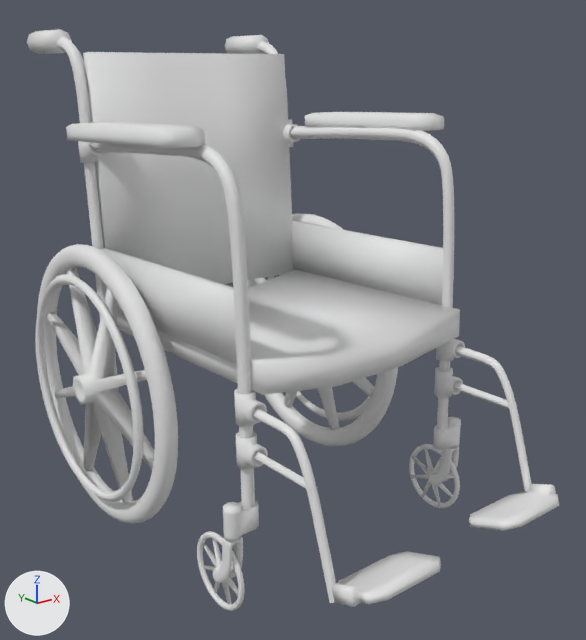
What one commit did to the FBX model Assets/Wheelchair/Wheelchair.fbx.
Before and after are seen from a camera (50 mm lens) standing at (-3.61, -4.83, 3.54) and looking at (0.05, -0.26, 1.71). Arrows for +X, +Y and +Z are at lower left; the lights stay in place. Where no turn or scale is listed for an object, it has been applied to the vertices.

The scene before the commit, as lines of its bpy script (objects in view):
```python
ob_beziercurve = bpy.data.objects.new('BezierCurve', me_beziercurve)
ob_beziercurve.location = (0.929, 0.402, 2.297)
ob_beziercurve_001 = bpy.data.objects.new('BezierCurve.001', me_beziercurve_001)
ob_beziercurve_001.location = (0.929, 1.665, 2.034)
ob_beziercurve_002 = bpy.data.objects.new('BezierCurve.002', me_beziercurve_002)
ob_beziercurve_002.location = (0.929, -1.67, 0.852)
ob_beziercurve_003 = bpy.data.objects.new('BezierCurve.003', me_beziercurve_003)
ob_beziercurve_003.location = (0.929, -1.641, 0.568)
ob_cube = bpy.data.objects.new('Cube', me_cube_001)
ob_cube.location = (0.0, 0.968, 2.53)
ob_cube_002 = bpy.data.objects.new('Cube.002', me_cube_016)
ob_cube_002.location = (1.071, -0.215, 3.164)
ob_cube_003 = bpy.data.objects.new('Cube.003', me_cube_015)
ob_cube_003.location = (0.928, -0.072, 2.0)
ob_cylinder_001 = bpy.data.objects.new('Cylinder.001', me_cylinder_019)
ob_cylinder_001.location = (1.057, -0.85, 0.312)
ob_cylinder_010 = bpy.data.objects.new('Cylinder.010', me_cylinder_017)
ob_cylinder_010.location = (1.057, -0.85, 0.312)
# also in view: 'Cylinder.008' at (0.0, -1.02, 0.77); 'Cylinder.011' at (0.0, 1.53, 3.72); 'Cylinder' at (0.0, 0.77, 1.15); 'Cube.006' at (0.0, -0.94, 0.46); 'Cube.001' at (0.0, -0.18, 1.66)
```
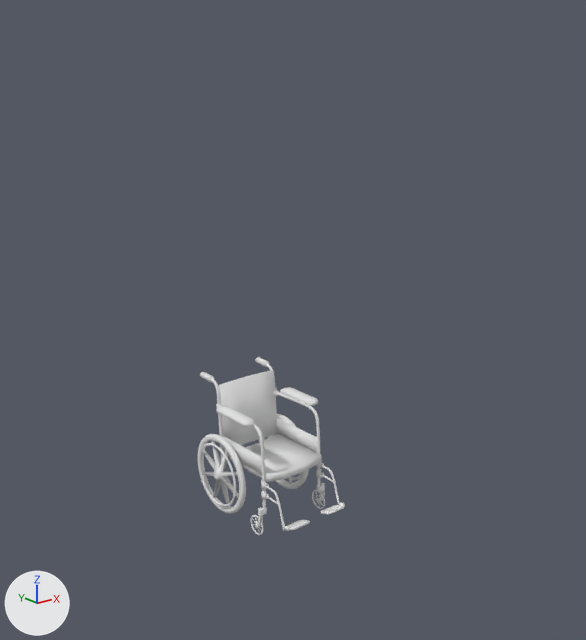
Boxes [x1, y1, x2, y2] around the edits, measured in the pictures (586 x 640 px):
'Cube', deleted: before [83, 52, 293, 284]
'Cube.001', reshaped, moved, turned: before [117, 269, 460, 395]; after [197, 357, 345, 535]
'Cube.003', deleted: before [100, 221, 443, 364]
'Cylinder', deleted: before [37, 214, 398, 523]
'BezierCurve', deleted: before [91, 126, 454, 507]
'Cylinder.007', deleted: before [48, 267, 374, 503]
'Cube.005', deleted: before [332, 484, 559, 607]
'BezierCircle', deleted: before [35, 274, 375, 502]
'Cube.002', deleted: before [66, 112, 444, 148]
'BezierCurve.002', deleted: before [252, 346, 532, 603]
'BezierCurve.001', deleted: before [56, 36, 292, 390]
'Cylinder.008', deleted: before [223, 417, 461, 542]
'Cylinder.001', deleted: before [197, 444, 460, 611]
'Cylinder.011', deleted: before [27, 29, 269, 54]
'Cylinder.006', deleted: before [236, 367, 463, 470]
'Cube.006', deleted: before [212, 447, 459, 583]
'Cylinder.005', deleted: before [234, 338, 465, 426]
'Cylinder.010', deleted: before [203, 446, 455, 604]
'BezierCurve.003', deleted: before [254, 382, 517, 490]
'Cylinder.004', deleted: before [78, 119, 300, 163]

The change, as a diff of the scene's bpy script:
```diff
--- a/Assets/Wheelchair/Wheelchair.fbx.py
+++ b/Assets/Wheelchair/Wheelchair.fbx.py
@@ me_cube_002 @@
 # used by ob_cube_001; location = (0.0, -0.027, 1.707); rotation_euler = (-1.608, 0.0, 0.0), in degrees (-92, 0, 0)
-me_cube_002.from_pydata(...)  # 16 vertices, 14 faces; spans x -0.9..0.9, y -0.1..0.21, z -1.12..0.8
+me_cube_002.from_pydata(...)  # 4590 vertices, 4362 faces; spans x -0.38..0.38, y -0.65..0.57, z 0.01..1.14
+# me_cube_002 part 1: 16 vertices removed from x -0.9..0.9, y -0.1..0.21, z -1.12..0.8; 4590 vertices added at x -0.38..0.38, y -0.65..0.57, z 0.01..1.14
+me_cube_002.materials.append(mat_wheelchairmat)  # white #e7e7e7
@@ ob_beziercurve_003 @@
-ob_beziercurve_003 = bpy.data.objects.new('BezierCurve.003', me_beziercurve_003)
@@ ob_beziercurve_002 @@
-ob_beziercurve_002 = bpy.data.objects.new('BezierCurve.002', me_beziercurve_002)
@@ ob_cylinder_010 @@
-ob_cylinder_010 = bpy.data.objects.new('Cylinder.010', me_cylinder_017)
@@ ob_cube @@
-ob_cube = bpy.data.objects.new('Cube', me_cube_001)
@@ ob_cube_001 @@
 ob_cube_001 = bpy.data.objects.new('Cube.001', me_cube_002)
-ob_cube_001.location = (0.0, -0.027, 1.707)
-ob_cube_001.rotation_euler = (-1.608, 0.0, 0.0)  # degrees (-92, 0, 0)
+ob_cube_001.location = (0.0, 0.0, 0.0)
@@ ob_cylinder_001 @@
-ob_cylinder_001 = bpy.data.objects.new('Cylinder.001', me_cylinder_019)
@@ ob_beziercurve_001 @@
-ob_beziercurve_001 = bpy.data.objects.new('BezierCurve.001', me_beziercurve_001)
@@ ob_cube_002 @@
-ob_cube_002 = bpy.data.objects.new('Cube.002', me_cube_016)
@@ ob_cube_003 @@
-ob_cube_003 = bpy.data.objects.new('Cube.003', me_cube_015)
@@ ob_cylinder_005 @@
-ob_cylinder_005 = bpy.data.objects.new('Cylinder.005', me_cylinder_021)
@@ ob_cylinder @@
-ob_cylinder = bpy.data.objects.new('Cylinder', me_cylinder_015)
@@ ob_cylinder_007 @@
-ob_cylinder_007 = bpy.data.objects.new('Cylinder.007', me_cylinder_014)
@@ ob_beziercurve @@
-ob_beziercurve = bpy.data.objects.new('BezierCurve', me_beziercurve)
@@ ob_cylinder_011 @@
-ob_cylinder_011 = bpy.data.objects.new('Cylinder.011', me_cylinder_016)
@@ ob_cylinder_009 @@
-ob_cylinder_009 = bpy.data.objects.new('Cylinder.009', me_cylinder_011)
@@ ob_cube_005 @@
-ob_cube_005 = bpy.data.objects.new('Cube.005', me_cube_014)
@@ ob_cylinder_004 @@
-ob_cylinder_004 = bpy.data.objects.new('Cylinder.004', me_cylinder_022)
@@ ob_cube_006 @@
-ob_cube_006 = bpy.data.objects.new('Cube.006', me_cube_013)
@@ ob_beziercircle @@
-ob_beziercircle = bpy.data.objects.new('BezierCircle', me_beziercircle)
@@ ob_cylinder_006 @@
-ob_cylinder_006 = bpy.data.objects.new('Cylinder.006', me_cylinder_020)
@@ ob_cylinder_008 @@
-ob_cylinder_008 = bpy.data.objects.new('Cylinder.008', me_cylinder_018)
```
